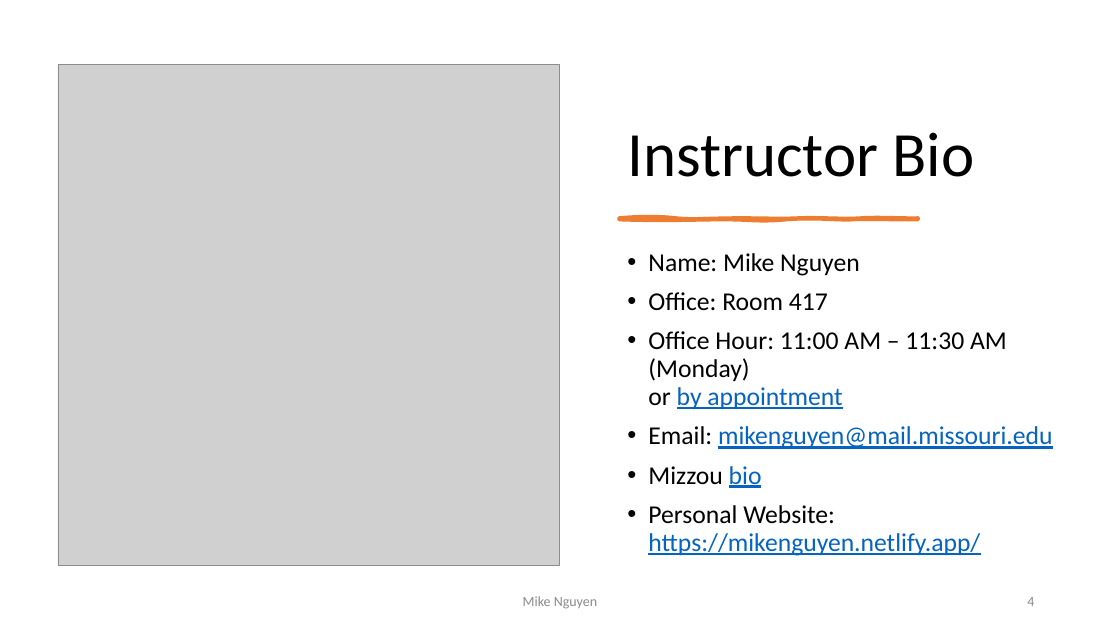
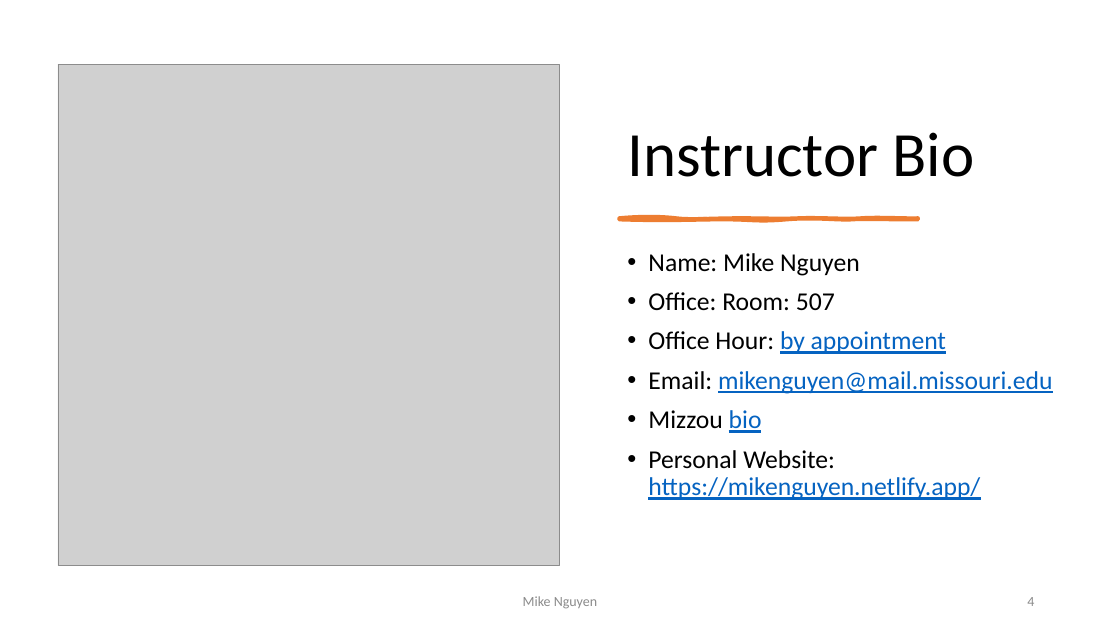
Before and after one commit to mikenguyen13/mar4050_S23_2, a slide deck: slide 4 of lectures/1/1_Introduction to Marketing Research.pptx. Drawn at 1120x630 pixels with LibreOffice and Linux fonts; fonts in the diff are those of the drawing; grey boxes stand for pictures. Boxes give left, top, right and bottom in pixels: in the first picture for what was removed or moved away, otherwise in the second. Text is boxed around its words. In the diff, an @@ line names an element or a change of style, - is before the commit and + after.

```diff
--- a/lectures/1/1_Introduction to Marketing Research.pptx
+++ b/lectures/1/1_Introduction to Marketing Research.pptx
@@ text at box(648, 292, 946, 354): text changed @@
-• Office: Room 417
-• Office Hour: 11:00 AM – 11:30 AM (Monday)
-  or by appointment
+• Office: Room: 507
+• Office Hour: by appointment
```
Also in this commit, not shown: 2 other slides changed, 4 slides removed, 3 other files.
